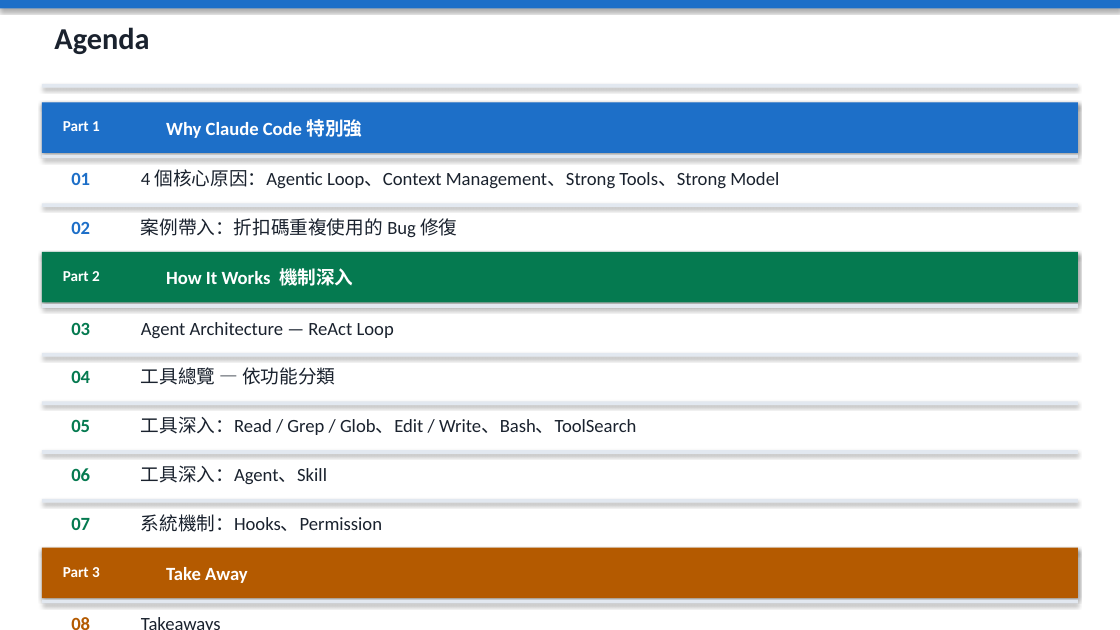
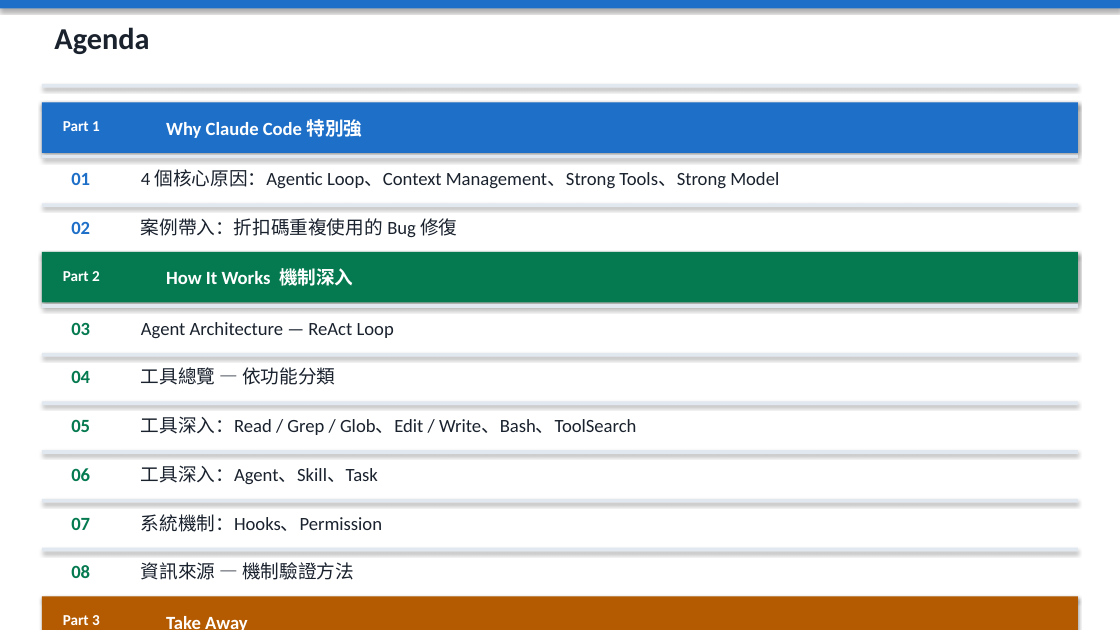
Before and after one commit to SunnyWenwen/reseach_claude_code, a slide deck: slide 2 of claude_code_full.pptx. Drawn at 1120x630 pixels with LibreOffice and Linux fonts; fonts in the diff are those of the drawing. Boxes give left, top, right and bottom in pixels: in the first picture for what was removed or moved away, otherwise in the second. Text is boxed around its words. In the diff, an @@ line names an element or a change of style, - is before the commit and + after.

```diff
--- a/claude_code_full.pptx
+++ b/claude_code_full.pptx
@@ text at [141, 465, 378, 484]: text changed @@
-工具深入：Agent、Skill
+工具深入：Agent、Skill、Task
@@ text "08": place and size @@
-text "08" at [63, 608, 126, 630]
+text "08" at [71, 565, 90, 578]
@@ text "08" at [71, 565, 90, 578]: text colour #B45A00 to #057A50 @@
@@ text added at [141, 562, 354, 580], 16 pt, text #1A222E @@
+資訊來源 — 機制驗證方法
@@ rectangle: place and size @@
-rectangle at [42, 600, 1078, 603]
+rectangle at [42, 597, 1078, 630]
@@ rectangle at [42, 597, 1078, 630]: fill #E2E8F0 to #B45A00 @@
@@ rectangle: place and size @@
-rectangle at [42, 548, 1078, 598]
+rectangle at [42, 597, 1078, 600]
@@ rectangle at [42, 597, 1078, 600]: fill #B45A00 to #E2E8F0 @@
@@ text "Part 3": place and size @@
-text "Part 3" at [63, 567, 100, 577]
+text "Part 3" at [63, 615, 100, 625]
@@ text removed at [133, 608, 1065, 630] @@
-Takeaways
@@ text "Take Away": place and size @@
-text "Take Away" at [166, 567, 248, 583]
+text "Take Away" at [166, 616, 248, 630]
```
Also in this commit, not shown: 14 other slides changed, 1 slide added, 6 other files.
